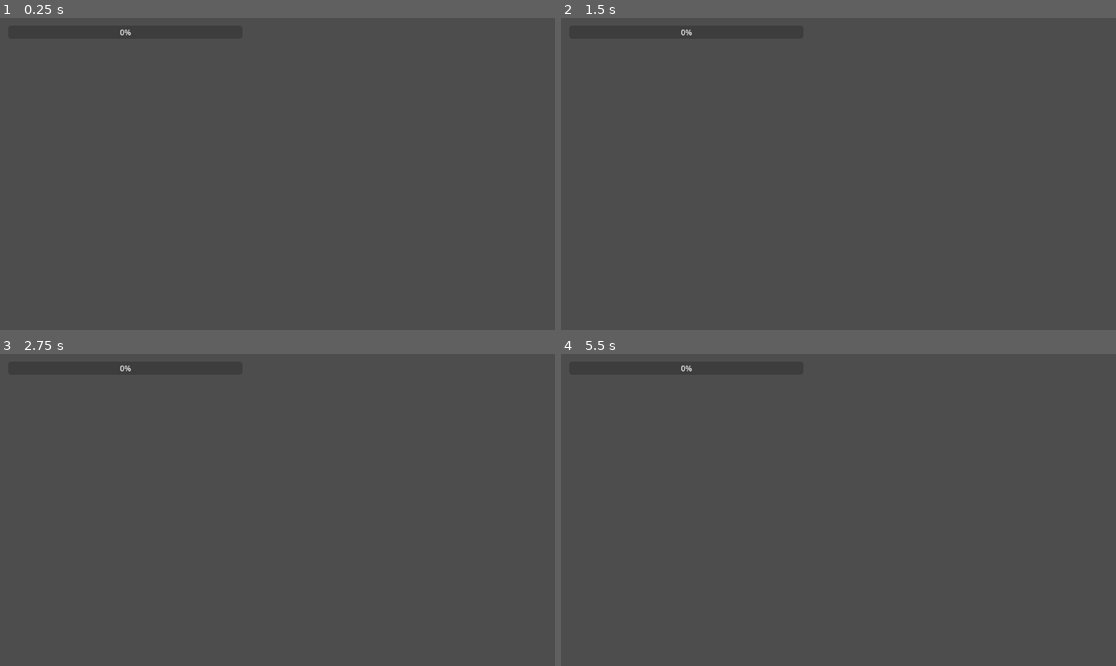
Above: before the commit, frames 1-4 (two rows, left to right).
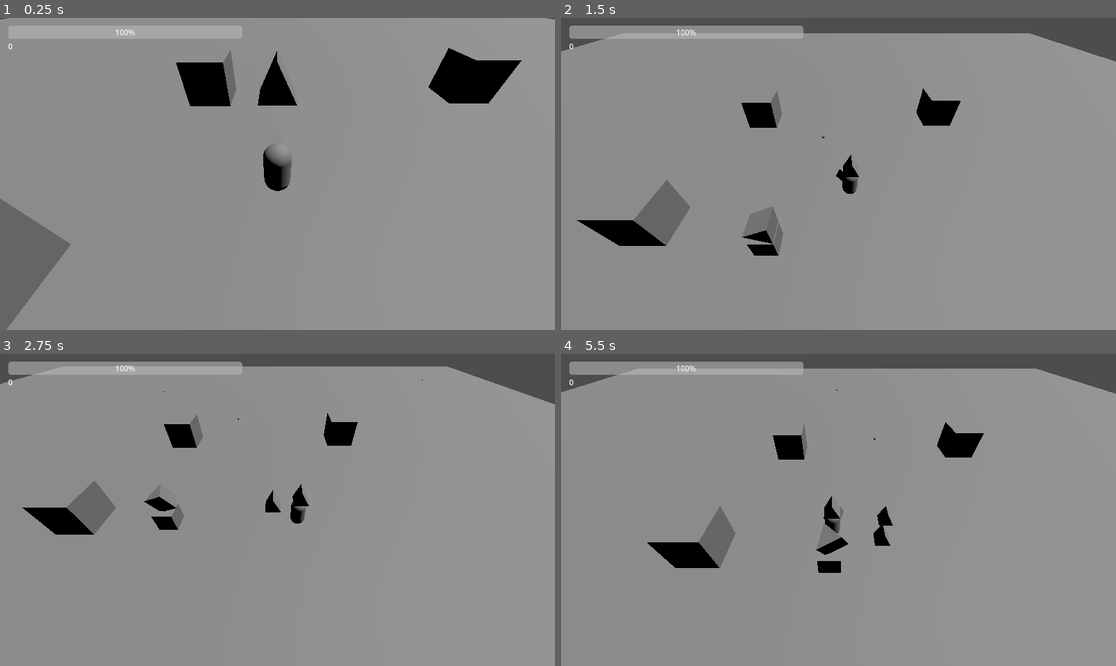
Above: after the commit, the same moments.

Repository: Parsa-1145/BugzBuzzy
Game: Godot game, scene res://mainScene.tscn
Two runs of this game, one before a commit and one after it. Both use one fixed random seed, a clock stepped at 60 frames per second and the inputs below.
Inputs (mouse positions are in pixels of both pictures, inside the frame that each line leads up to):
- Up to frame 1 (0.25 s): no input
- Up to frame 2 (1.5 s): move the mouse to (960, 158) at 0.52 s; hold D (move_right) 0.53-1.28 s; click (960, 158) at 0.6 s; move the mouse to (727, 189) at 1.27 s; hold S (move_down) from 1.28 s (still down); click (727, 189) at 1.35 s
- Up to frame 3 (2.75 s): move the mouse to (333, 441) at 2.02 s; release S (move_down) at 2.03 s; hold D (move_right) from 2.03 s (still down); click (333, 441) at 2.1 s
- Up to frame 4 (5.5 s): move the mouse to (810, 572) at 2.77 s; release D (move_right) at 2.78 s; hold W (move_up) 2.78-3.53 s; click (810, 572) at 2.85 s; move the mouse to (1005, 556) at 3.52 s; hold A (move_left) 3.53-5.03 s; click (1005, 556) at 3.6 s; move the mouse to (672, 463) at 4.27 s; click (672, 463) at 4.35 s; move the mouse to (866, 510) at 5.02 s; hold S (move_down) from 5.03 s (still down); click (866, 510) at 5.1 s

The runs differ from the first frame. In frame 1, 97% of the frame differs, in the area x 0-100%, y 0-100%; in frame 2, 94%; in frame 3, 95%; in frame 4, 95%.
Error before the commit: Parse Error: Expected identifier after "." for attribute access. (res://GameManager.gd:30)

Commit message:
fixed a bug

Diff:
--- a/GameManager.gd
+++ b/GameManager.gd
@@ -4,7 +4,6 @@
 @onready var player_scene = preload("res://PlayerBase.tscn")
 @onready var camera_scene = preload("res://CameraBase.tscn")
 @onready var projectile_scene = preload("res://Projectile.tscn")
-
 
 var enemies : Array[EnemyBase]= []
 var towers = []
@@ -26,5 +25,19 @@
 		cameraNode.playerNode = playerNode
 		playerNode.camera = cameraNode
 
-func spawnEnemy(type: EnemyBase):
-	var instance = type.
+	var timer = Timer.new()
+	timer.wait_time = 2.0  # seconds
+	timer.autostart = true
+	timer.one_shot = false
+	add_child(timer)
+
+	timer.timeout.connect(_on_timer_timeout)
+
+func _on_timer_timeout():
+	spawnEnemy(enemy_types[0])
+
+func spawnEnemy(type: PackedScene):
+	var instance: EnemyBase = type.instantiate()
+	add_child(instance)
+	instance.position = Vector3(5, 5, 5)
+	enemies.append(instance)
